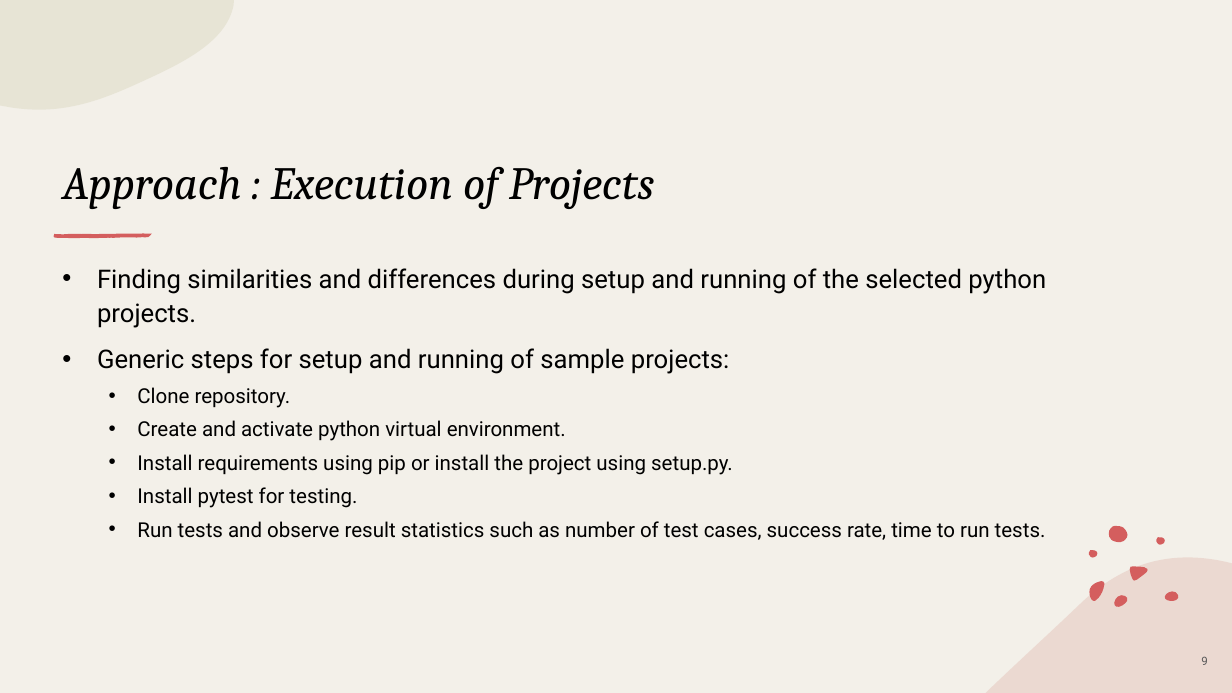
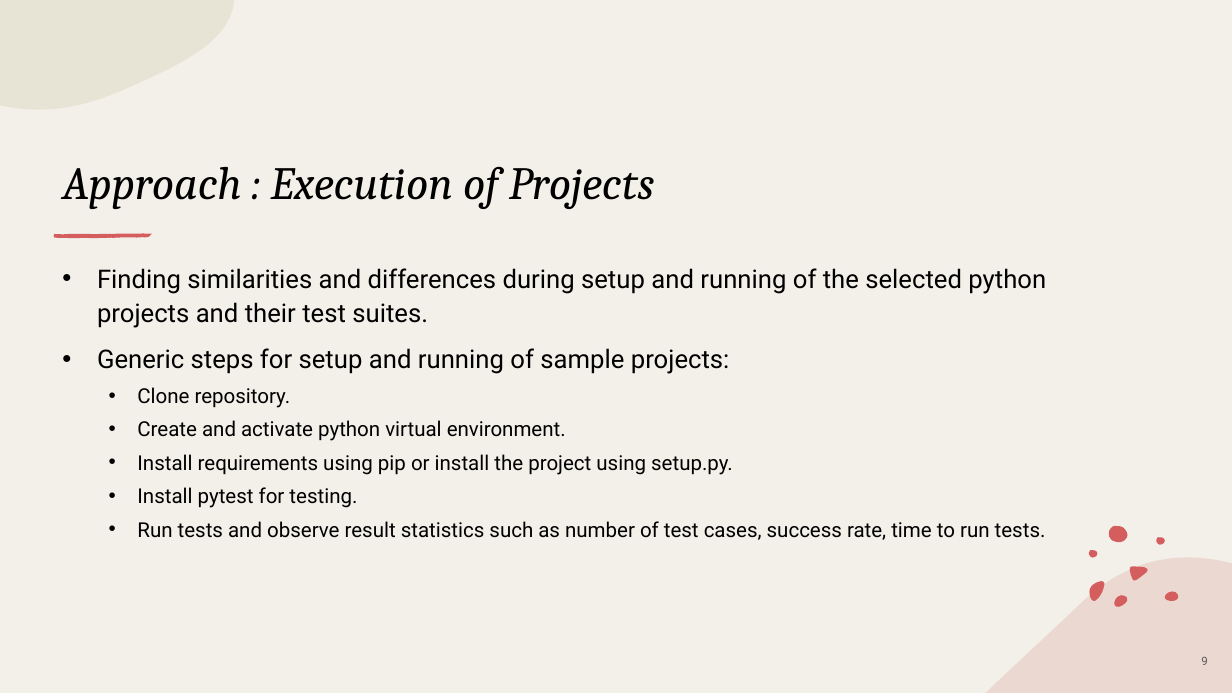
Before and after one commit to piyush-bajaj/DynamicPythonBenchmark, a slide deck: slide 9 of Kick-Off Presentation.pptx. Drawn at 1232x693 pixels with LibreOffice and Linux fonts; fonts in the diff are those of the drawing. Boxes give left, top, right and bottom in pixels: in the first picture for what was removed or moved away, otherwise in the second. Text is boxed around its words. In the diff, an @@ line names an element or a change of style, - is before the commit and + after.

```diff
--- a/Kick-Off Presentation.pptx
+++ b/Kick-Off Presentation.pptx
@@ text at [97,268,1046,328]: text changed @@
-• Finding similarities and differences during setup and running of the selected python projects.
+• Finding similarities and differences during setup and running of the selected python projects and their test suites.
```
Also in this commit, not shown: 3 other slides changed.
